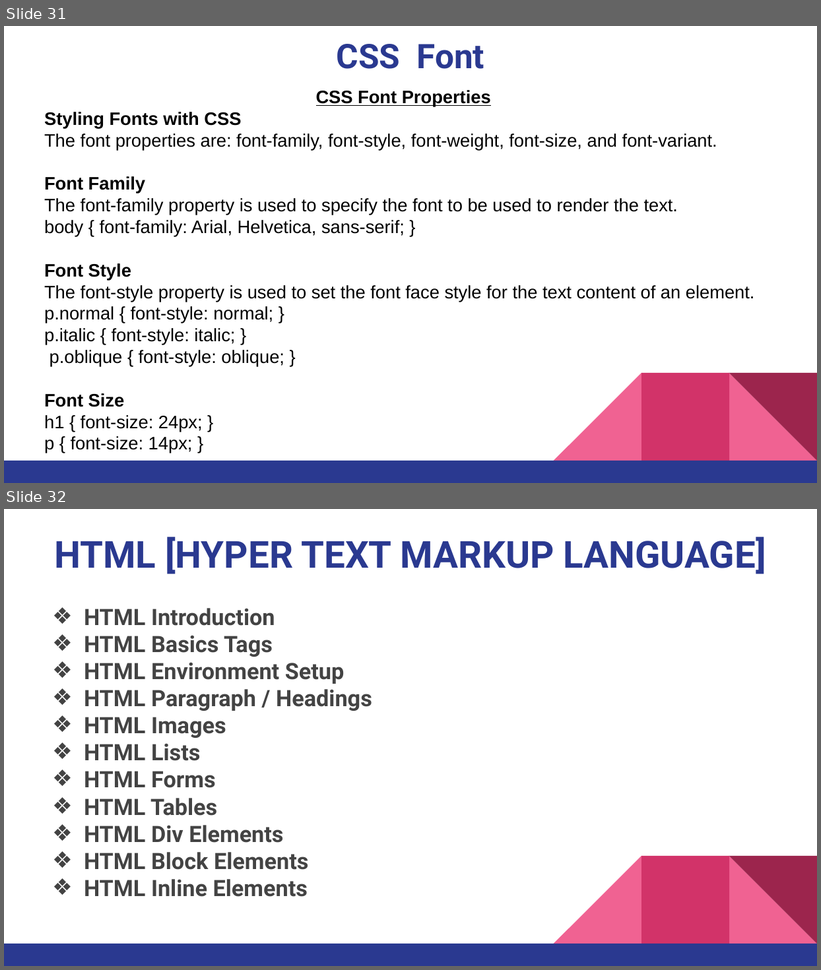
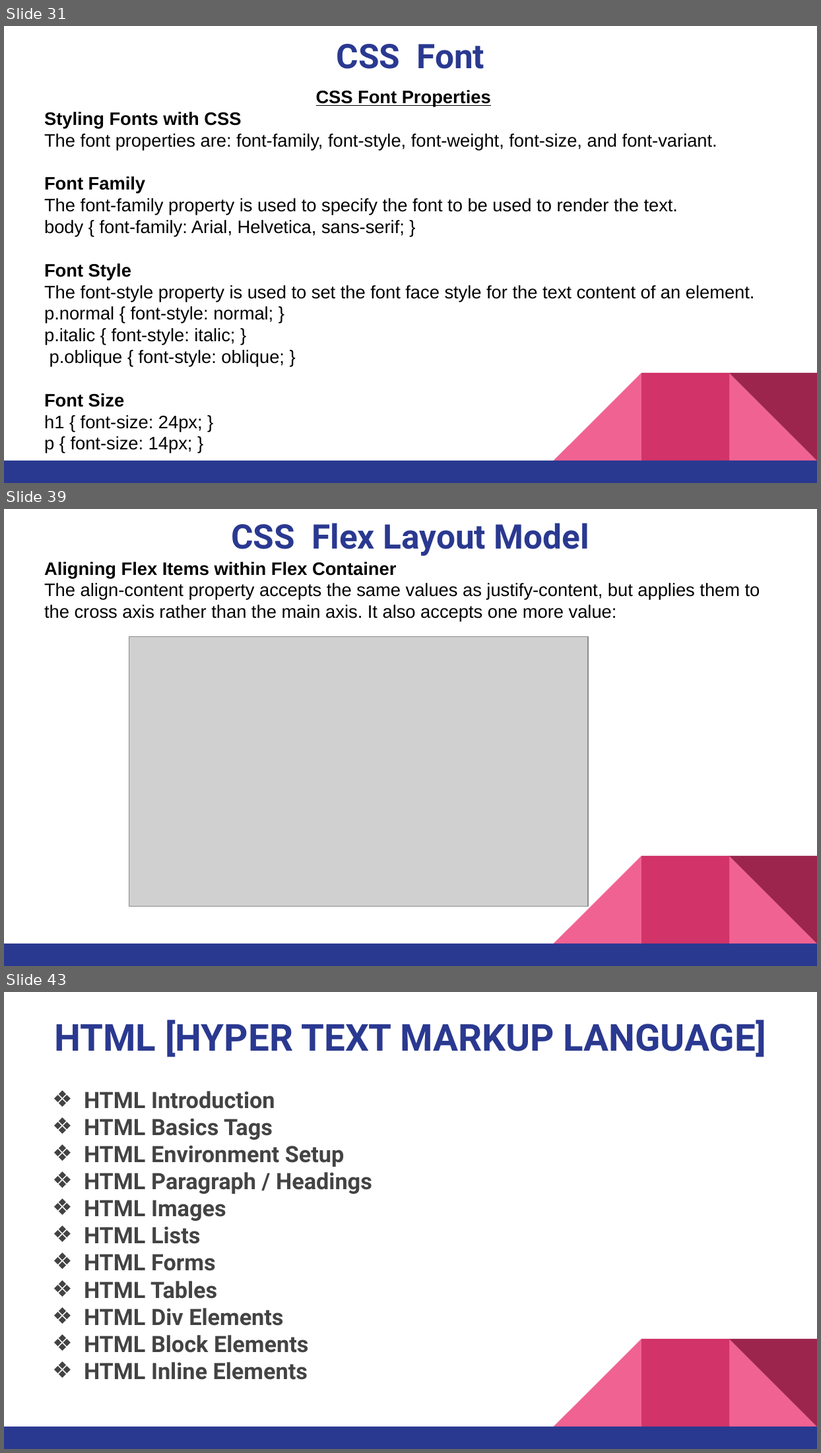
Before and after one commit to pnytrainingrepo/Webdevelopment, a slide deck: CSS Course.pptx. Shown one above the other, each under a label of ours: slides 31 and 32 before the commit, slides 31, 39 and 43 after it; the slides between them are not shown. The pictures are 821x970 and 821x1453 pixels, drawn with LibreOffice and Linux fonts; fonts in the diff are those of the drawing; grey boxes stand for pictures. Boxes give left, top, right and bottom in pixels: in the first picture for what was removed or moved away, otherwise in the second. Text is boxed around its words. In the diff, an @@ line names an element or a change of style, - is before the commit and + after.

```diff
--- a/CSS Course.pptx
+++ b/CSS Course.pptx
@@ slide 39 added at <box>4,509,817,966</box>, background #FFFFFF; not listed: 5 template elements that a slide beside it also shows @@
@@ title added at <box>231,523,589,556</box>, 30 pt, text #2A3990, bold @@
+CSS Flex Layout Model
@@ text added at <box>44,562,760,622</box>, 16 pt, text #000000 @@
+Aligning Flex Items within Flex Container
+The align-content property accepts the same values as justify-content, but applies them to the cross axis rather than the main axis. It also accepts one more value:
@@ picture added at <box>129,636,588,906</box> @@
@@ what was slide 32 is now slide 43 @@
```
Also in this commit, not shown: 10 other slides added, 35 other files.
